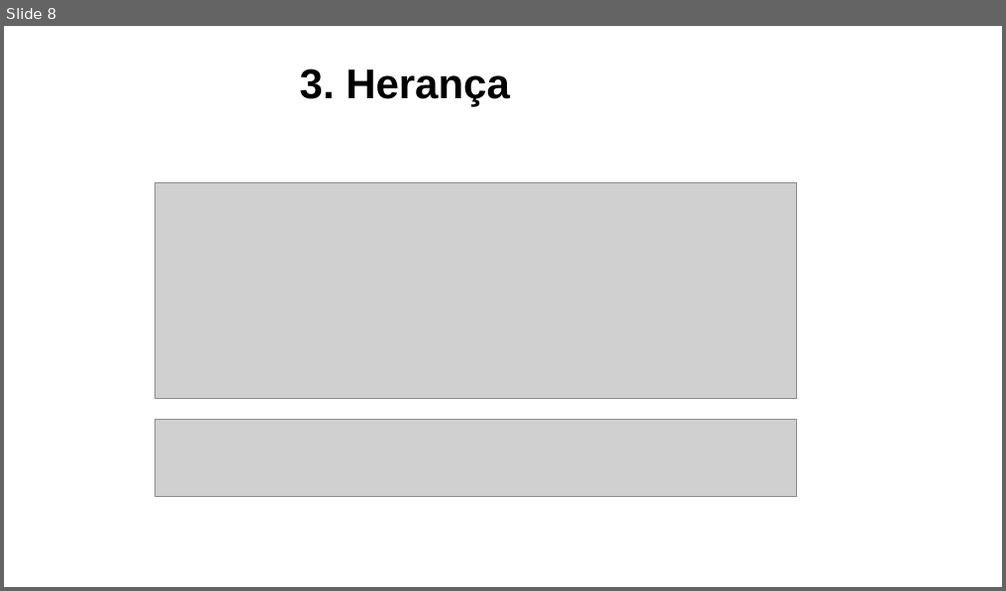
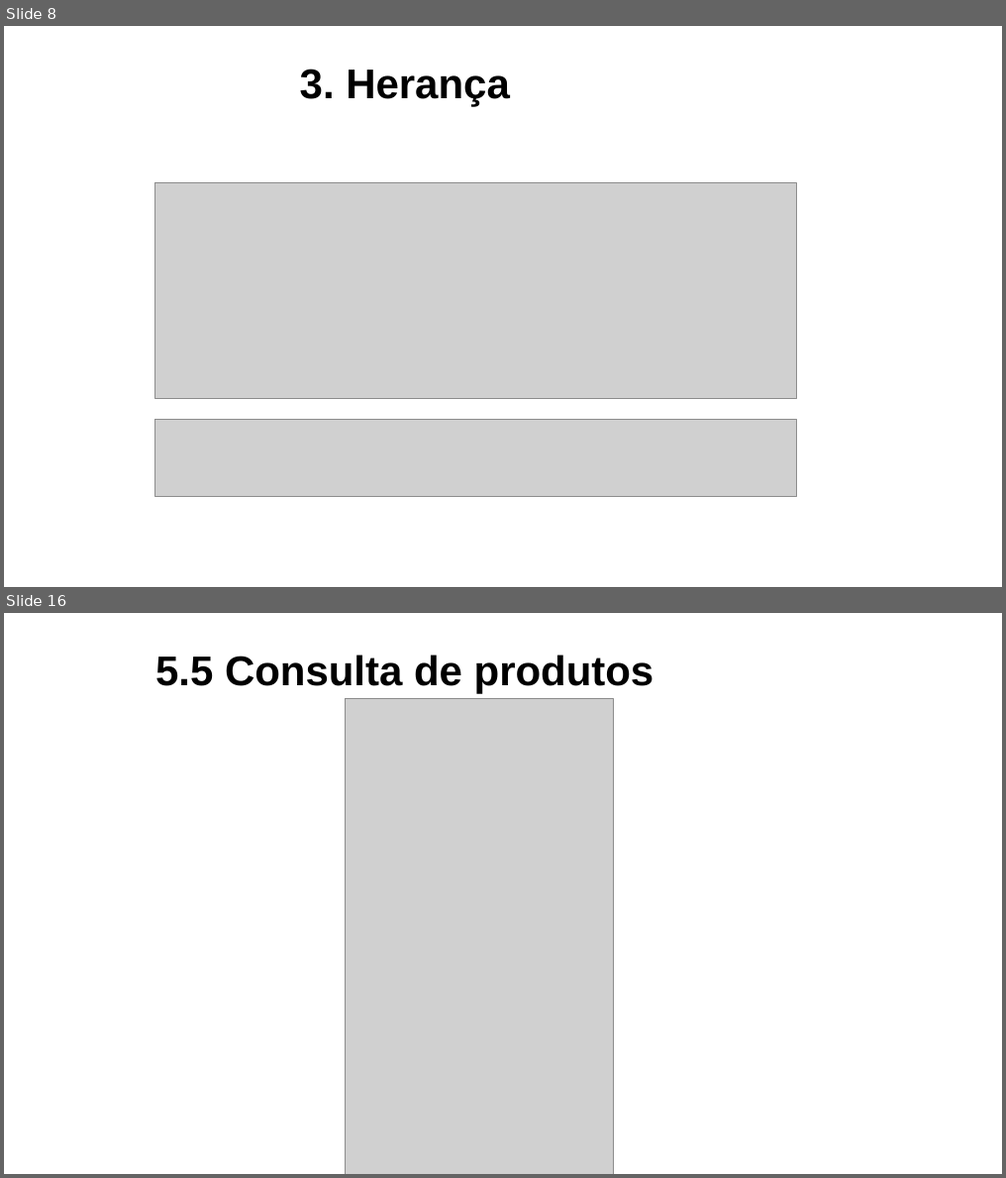
Before and after one commit to lucasdorador/Projetos, a slide deck: TDP/1o. Semestre 2018/Apresentação.pptx. Shown one above the other, each under a label of ours: slide 8 before the commit, slides 8 and 16 after it; the slides between them are not shown. The pictures are 1006x591 and 1006x1178 pixels, drawn with LibreOffice and Linux fonts; fonts in the diff are those of the drawing; grey boxes stand for pictures; background and template pictures are left out. Boxes give left, top, right and bottom in pixels: in the first picture for what was removed or moved away, otherwise in the second. Text is boxed around its words. In the diff, an @@ line names an element or a change of style, - is before the commit and + after.

```diff
--- a/TDP/1o. Semestre 2018/Apresentação.pptx
+++ b/TDP/1o. Semestre 2018/Apresentação.pptx
@@ slide 16 added at (4, 613, 1002, 1174), background picture (left out) @@
@@ text added at (155, 655, 654, 693), 40 pt, text #000000, bold @@
+5.5 Consulta de produtos
@@ picture added at (346, 698, 614, 1174) @@
```
Also in this commit, not shown: 4 slides changed, 10 other slides added, 3 slides removed, 3 other files.
